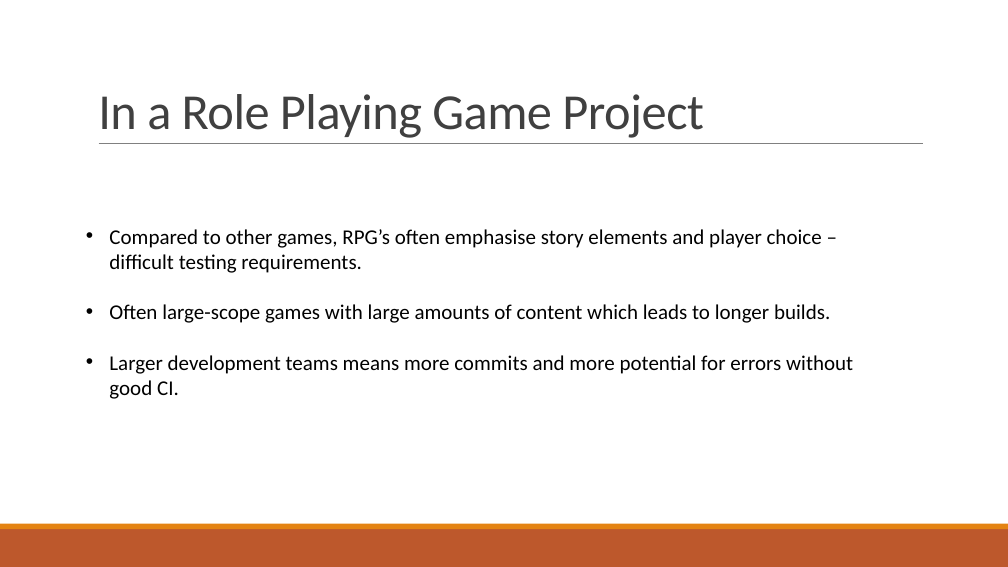
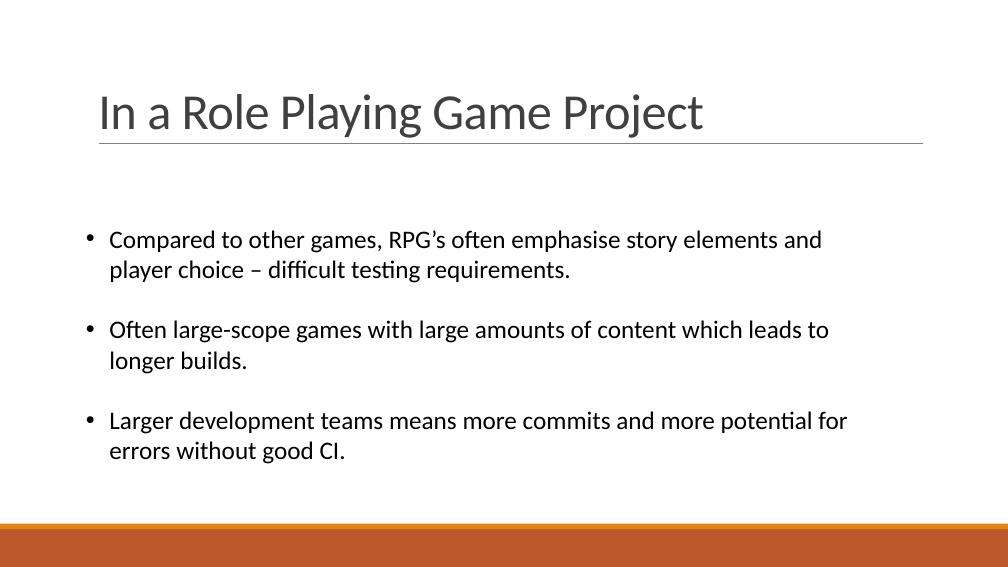
Before and after one commit to Falmouth-Games-Academy/comp130-software-engineering, a slide deck: slide 6 of ResearchPresentation.pptx. Drawn at 1008x567 pixels with LibreOffice and Linux fonts; fonts in the diff are those of the drawing. Boxes give left, top, right and bottom in pixels: in the first picture for what was removed or moved away, otherwise in the second. Text is boxed around its words. In the diff, an @@ line names an element or a change of style, - is before the commit and + after.

```diff
--- a/ResearchPresentation.pptx
+++ b/ResearchPresentation.pptx
@@ text "Compared to other games, RPG’s ..." at bbox=[109, 230, 847, 464]: size 20 to 24 pt @@
```
Also in this commit, not shown: 3 other slides changed, 2 slides added, 1 slide removed.
